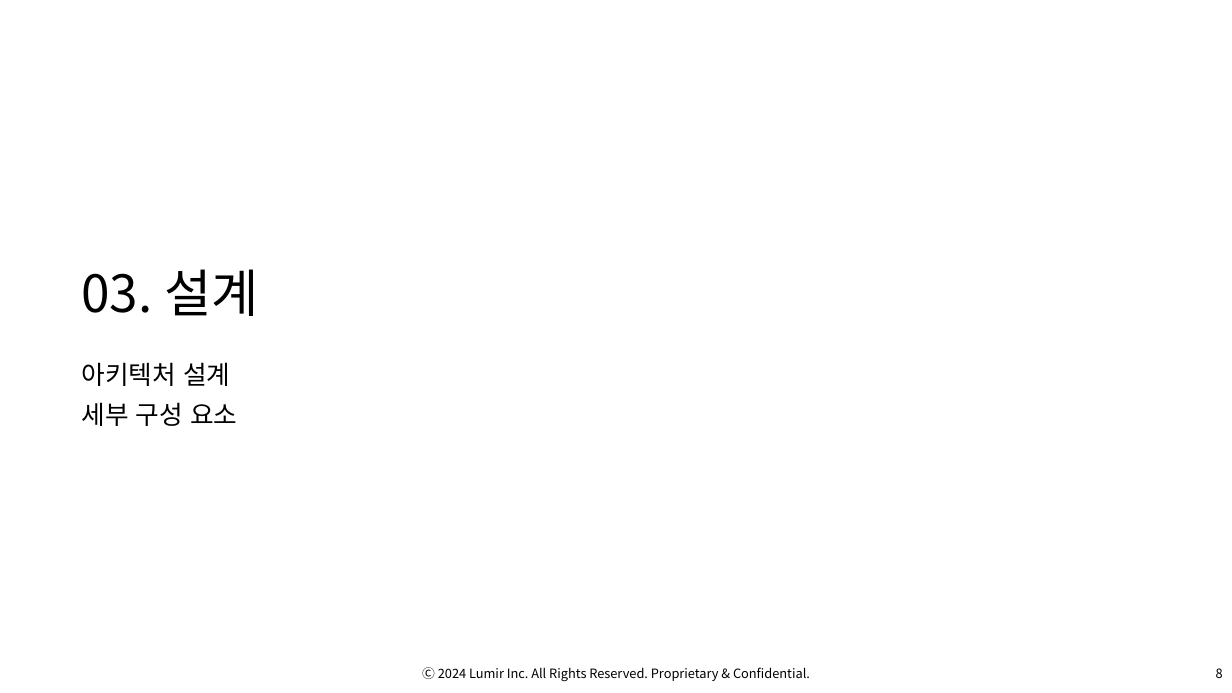
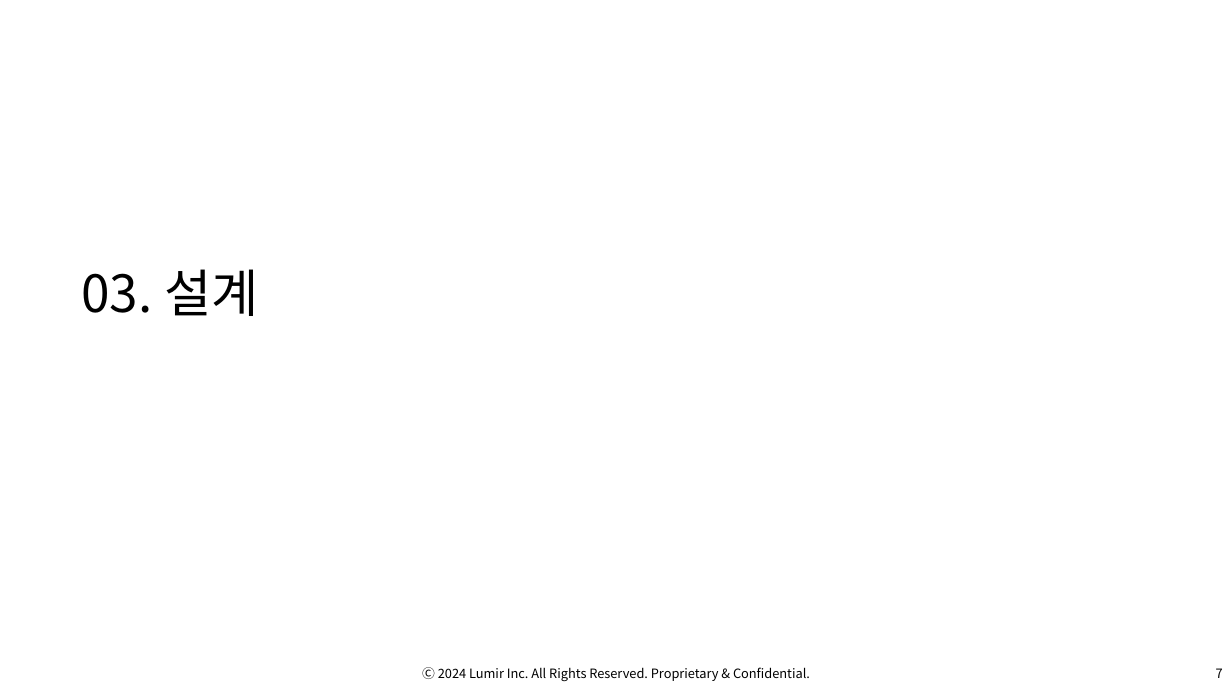
Before and after one commit to OsterRepository/OsterRepository, a slide deck: slide 8 of 기술 7부 김민수 성과 발표.pptx (slide 9 before the commit). Drawn at 1232x693 pixels with LibreOffice and Linux fonts; fonts in the diff are those of the drawing; background and template pictures are left out. Boxes give left, top, right and bottom in pixels: in the first picture for what was removed or moved away, otherwise in the second. Text is boxed around its words. In the diff, an @@ line names an element or a change of style, - is before the commit and + after.

```diff
--- a/기술 7부 김민수 성과 발표.pptx
+++ b/기술 7부 김민수 성과 발표.pptx
@@ text removed at bbox=[81, 362, 237, 426] @@
-아키텍처 설계
-세부 구성 요소
@@ page number at bbox=[1216, 668, 1223, 678]: text changed @@
-8
+7
```
Also in this commit, not shown: 15 other slides changed, 1 slide added, 3 slides removed, 1 other file.
